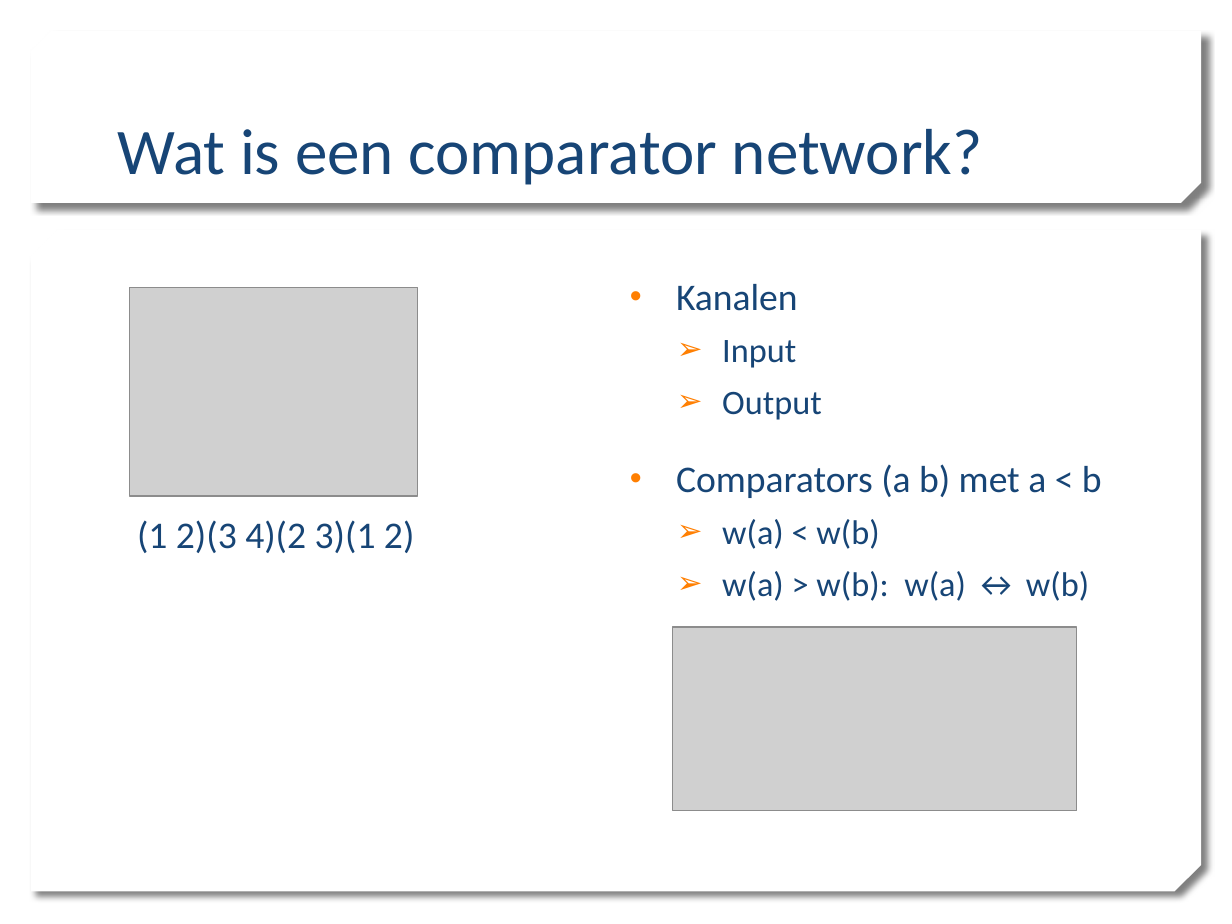
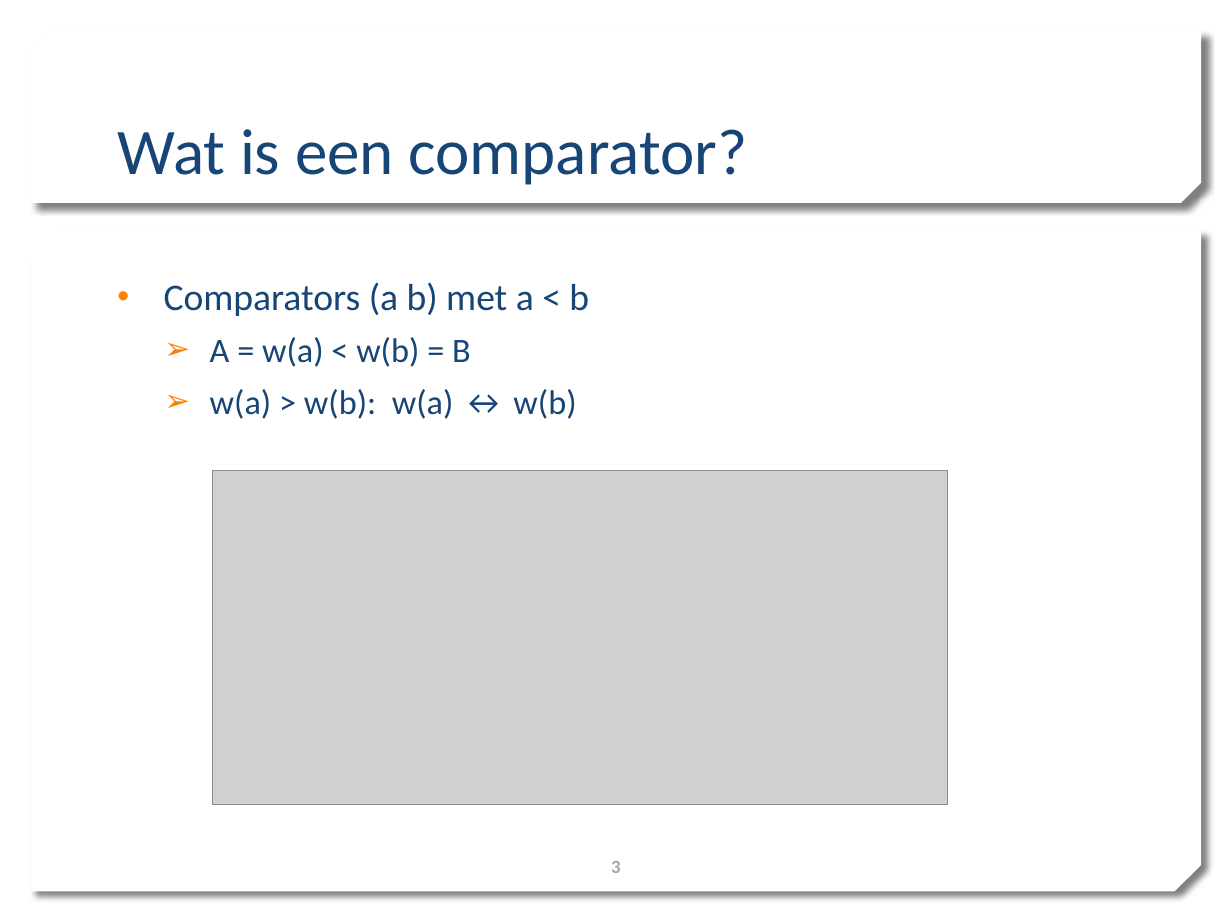
Before and after one commit to mdekempeneer/Research-Optimal-Size-Sorting-Networks, a slide deck: slide 3 of PPP1_WV.pptx. Drawn at 1232x924 pixels with LibreOffice and Linux fonts; fonts in the diff are those of the drawing; grey boxes stand for pictures; background and template pictures are left out. Boxes give left, top, right and bottom in pixels: in the first picture for what was removed or moved away, otherwise in the second. Text is boxed around its words. In the diff, an @@ line names an element or a change of style, - is before the commit and + after.

```diff
--- a/PPP1_WV.pptx
+++ b/PPP1_WV.pptx
@@ title at (117,129,748,185): text changed @@
-Wat is een comparator network?
+Wat is een comparator?
@@ text "Comparators (a b) met a ...": place and size @@
-text "Comparators (a b) met a ..." at (676,284,1102,601)
+text "Comparators (a b) met a ..." at (164,282,589,419)
@@ picture removed at (129,287,418,495) @@
@@ text at (676,284,822,420): paragraphs removed @@
-• Kanalen
-  ➢ Input
-  ➢ Output
@@ text at (210,337,471,367): text changed @@
-  ➢ w(a) < w(b)
+  ➢ A = w(a) < w(b) = B
@@ picture: place and size @@
-picture at (673,627,1077,811)
+picture at (212,471,947,804)
@@ text removed at (137,520,414,553) @@
-(1 2)(3 4)(2 3)(1 2)
@@ page number added at (611,861,621,873), 11 pt, text #A6A6A6, bold @@
+3
```
Also in this commit, not shown: 16 other slides changed, 4 slides added, 5 slides removed.
